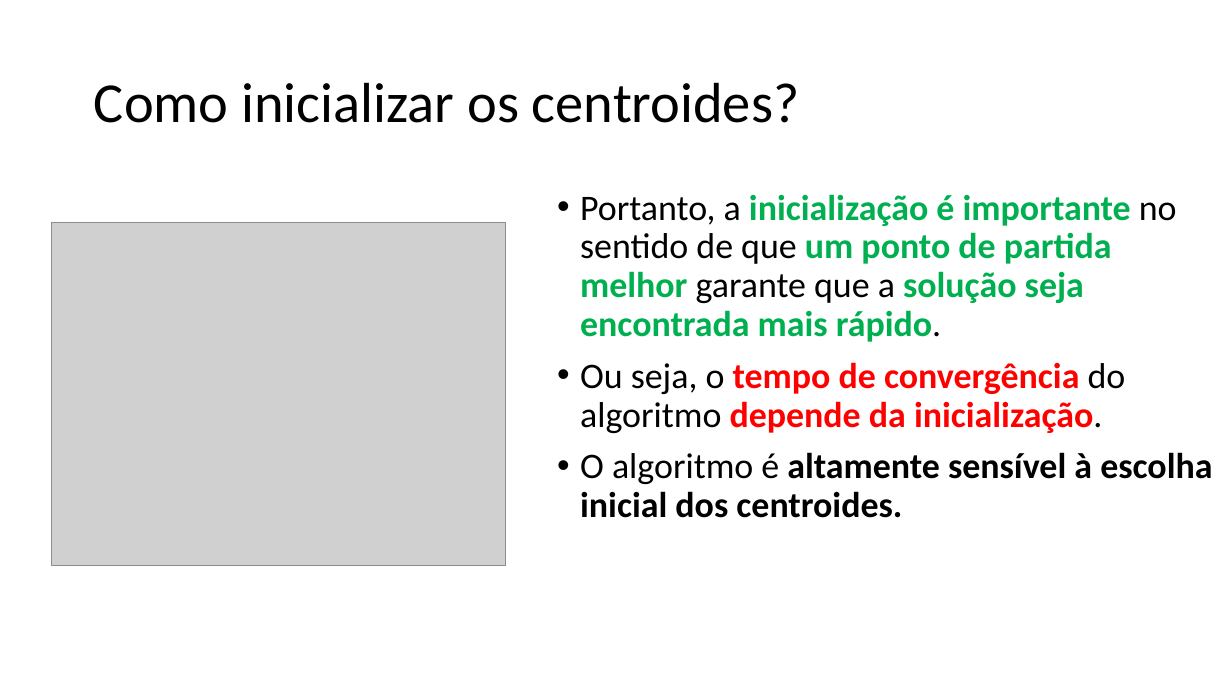
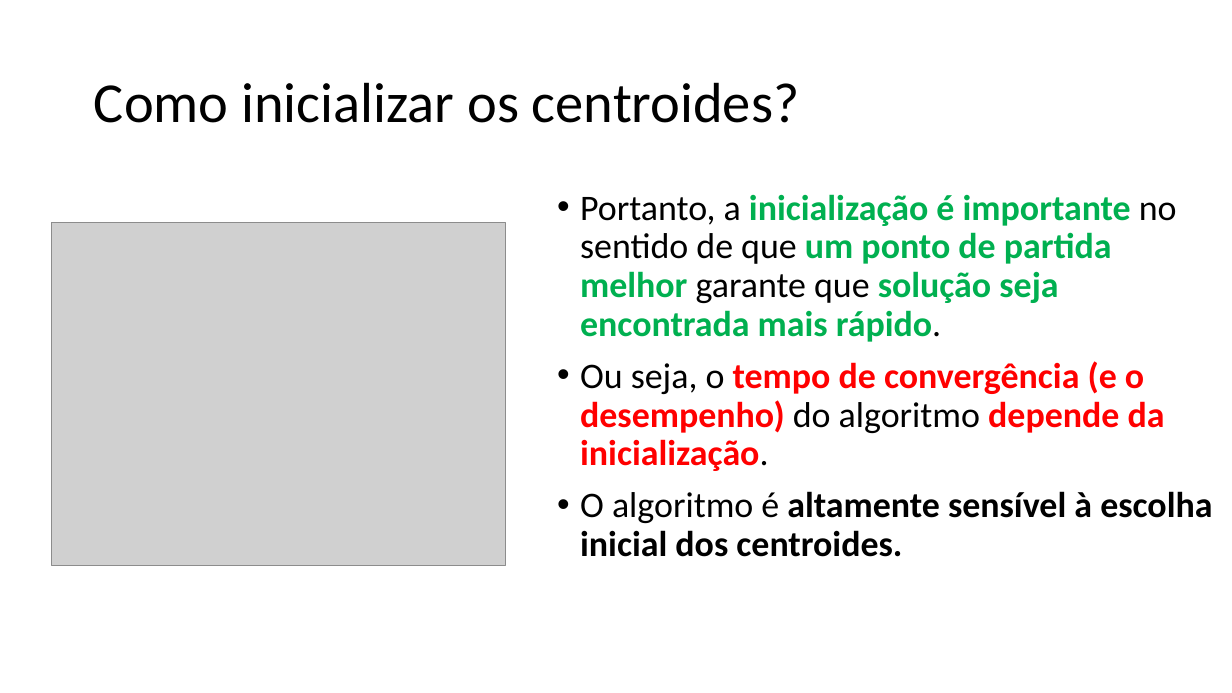
Before and after one commit to zz4fap/c24_inteligencia_artificial, a slide deck: slide 30 of slides/C24_kMeans.pptx (slide 29 before the commit). Drawn at 1232x693 pixels with LibreOffice and Linux fonts; fonts in the diff are those of the drawing; grey boxes stand for pictures. Boxes give left, top, right and bottom in pixels: in the first picture for what was removed or moved away, otherwise in the second. Text is boxed around its words. In the diff, an @@ line names an element or a change of style, - is before the commit and + after.

```diff
--- a/slides/C24_kMeans.pptx
+++ b/slides/C24_kMeans.pptx
@@ text at bbox=[580, 194, 1177, 471]: text changed @@
-• Portanto, a inicialização é importante no sentido de que um ponto de partida melhor garante que a solução seja encontrada mais rápido.
-• Ou seja, o tempo de convergência do algoritmo depende da inicialização.
+• Portanto, a inicialização é importante no sentido de que um ponto de partida melhor garante que solução seja encontrada mais rápido.
+• Ou seja, o tempo de convergência (e o desempenho) do algoritmo depende da inicialização.
```
Also in this commit, not shown: 11 other slides changed, 5 slides added, 3 other files.
